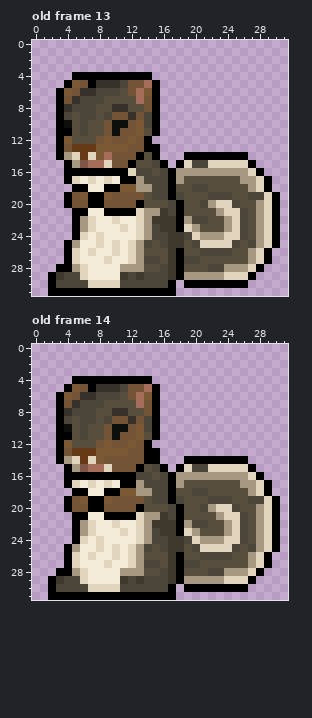
A pixel-art file gets an edit: Sprite_Stuff/Aseprite Files/SquirrelSprite.aseprite. Above: the version before the commit.
32x32 pixels, 35 frames. Colours within 5 levels of each other are drawn and written as one. Shown: old frame 13, old frame 14. The commit also changed other frames, which this record leaves out.
New version:
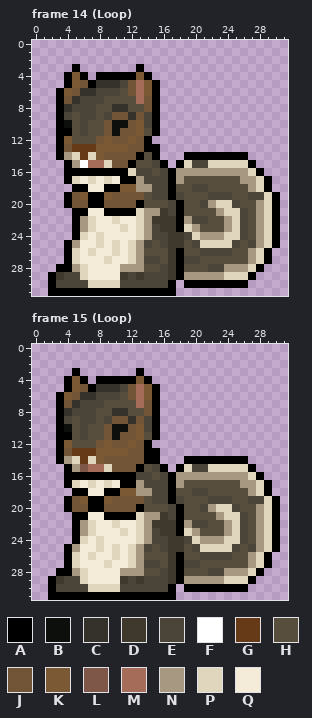
Palette (. is transparent): A #000000  B #0d0f0c  C #35312b  D #3e382d  E #4b4438  F #ffffff  G #663a17  H #574e3d  J #725536  K #7b5934  L #7e5748  M #a56c59  N #a79981  P #e0d6bd  Q #f4ecd9
Change:
frames 35 -> 36
Frame 14 (Loop) against old frame 13, layers "Group 1/LArm", "Group 1/Head":
y 3: x 5 . -> A; x 13 . -> A
y 4: x 4..5 .A -> AK; x 7 A -> .; x 13 A -> K
y 5: x 13..14 JM -> MK
y 14: x 9 M -> J
y 15: x 6 L -> F
Frame 15 (Loop) against old frame 14, layer "Group 1/Head":
y 3: x 5 . -> A; x 13 . -> A
y 4: x 4..5 .A -> AK; x 7 A -> .; x 13 A -> K
y 5: x 13..14 JM -> MK
